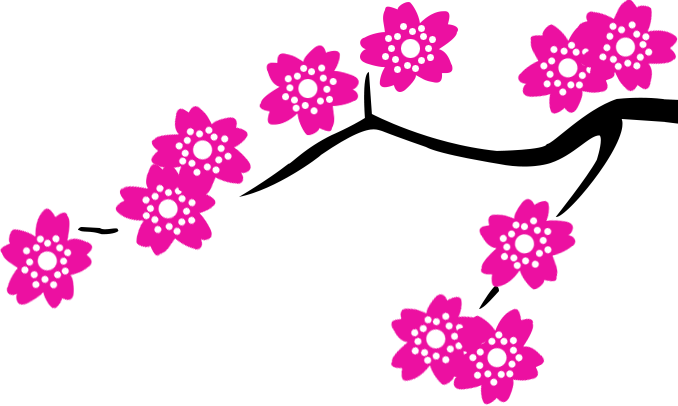
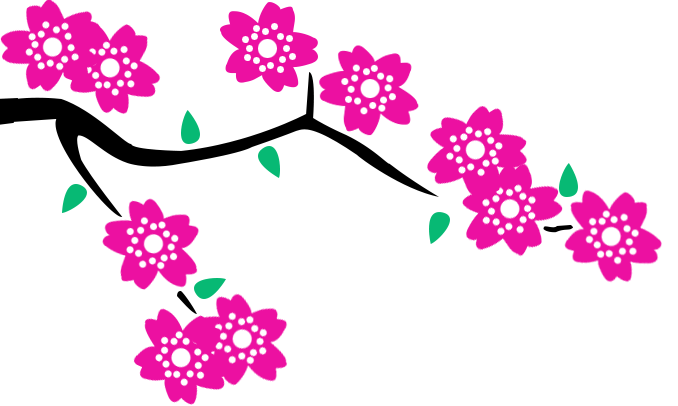
Two versions of the same layered image (w=678, h=406). Layer-by-layer changes:
painted on "Shape 4" over [0, 99, 678, 124]
added group "leaves" (multiply) with 6 layers in group "Tree copy" over [62, 110, 578, 299]
added layer "leaf copy 5" in group "leaves" over [181, 110, 200, 144]
added layer "leaf copy 3" in group "leaves" over [429, 212, 450, 244]
added layer "leaf copy 2" in group "leaves" over [194, 278, 226, 299]
added layer "leaf copy" in group "leaves" over [62, 184, 87, 213]
added layer "leaf copy 4" in group "leaves" over [559, 163, 578, 197]
added layer "leaf" in group "leaves" over [258, 146, 280, 178]
painted on "flower1 copy 4" over [0, 189, 662, 310]
painted on "flower1 copy 7" over [102, 198, 576, 290]
painted on "flower1 copy" over [259, 45, 419, 136]
painted on "flower1 copy 2" over [150, 105, 528, 199]
painted on "flower1 copy 3" over [115, 162, 563, 257]
painted on "flower1 copy 5" over [62, 19, 616, 114]
painted on "flower1 copy 6" over [0, 0, 678, 92]
painted on "flower1 copy 8" over [133, 308, 545, 405]
painted on "flower1 copy 9" over [190, 293, 488, 386]
painted on "flower1" over [220, 2, 458, 92]
added layer "Layer 2" in group "branch" over [543, 225, 573, 233]
painted on "Shape 2", unmasked it over [78, 227, 499, 314]
painted on "Shape 1" over [12, 72, 666, 217]
